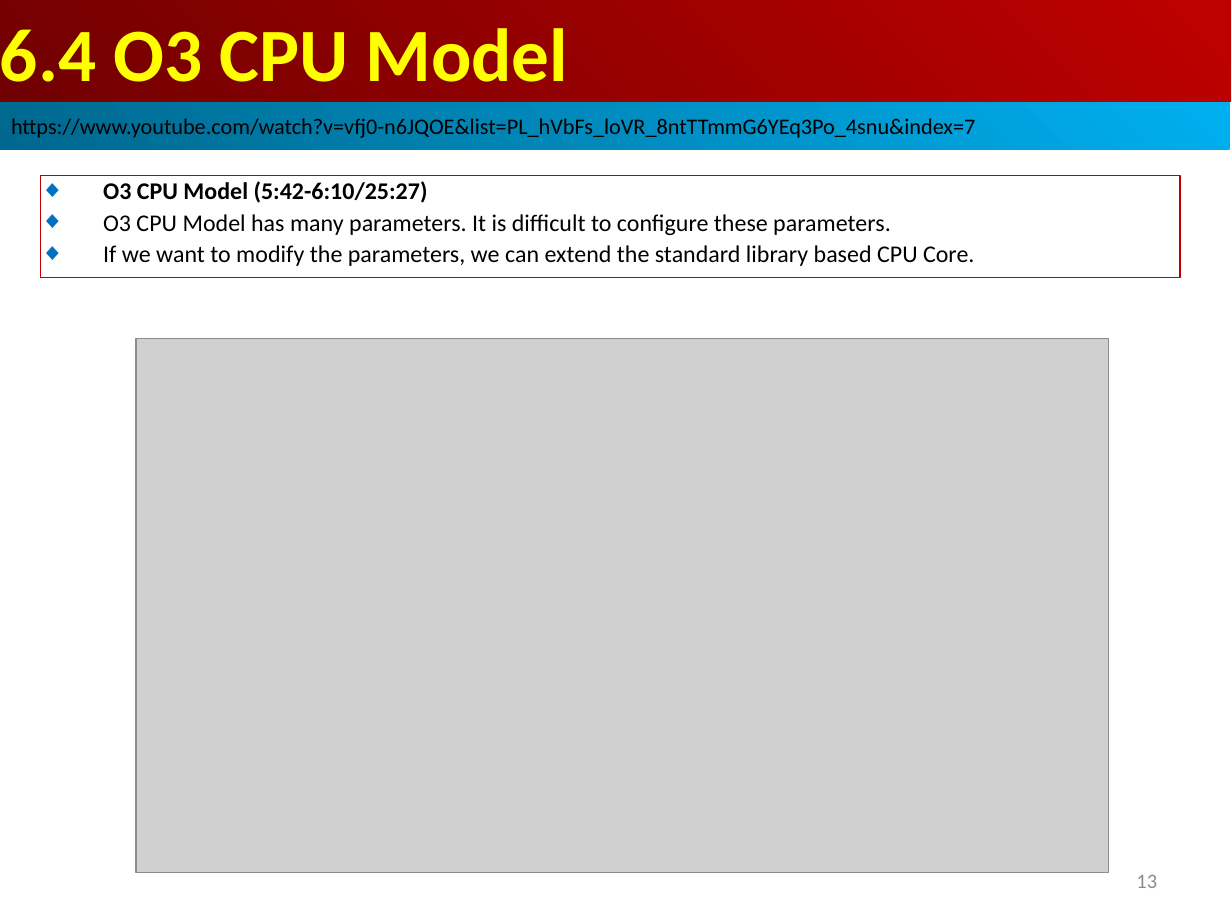
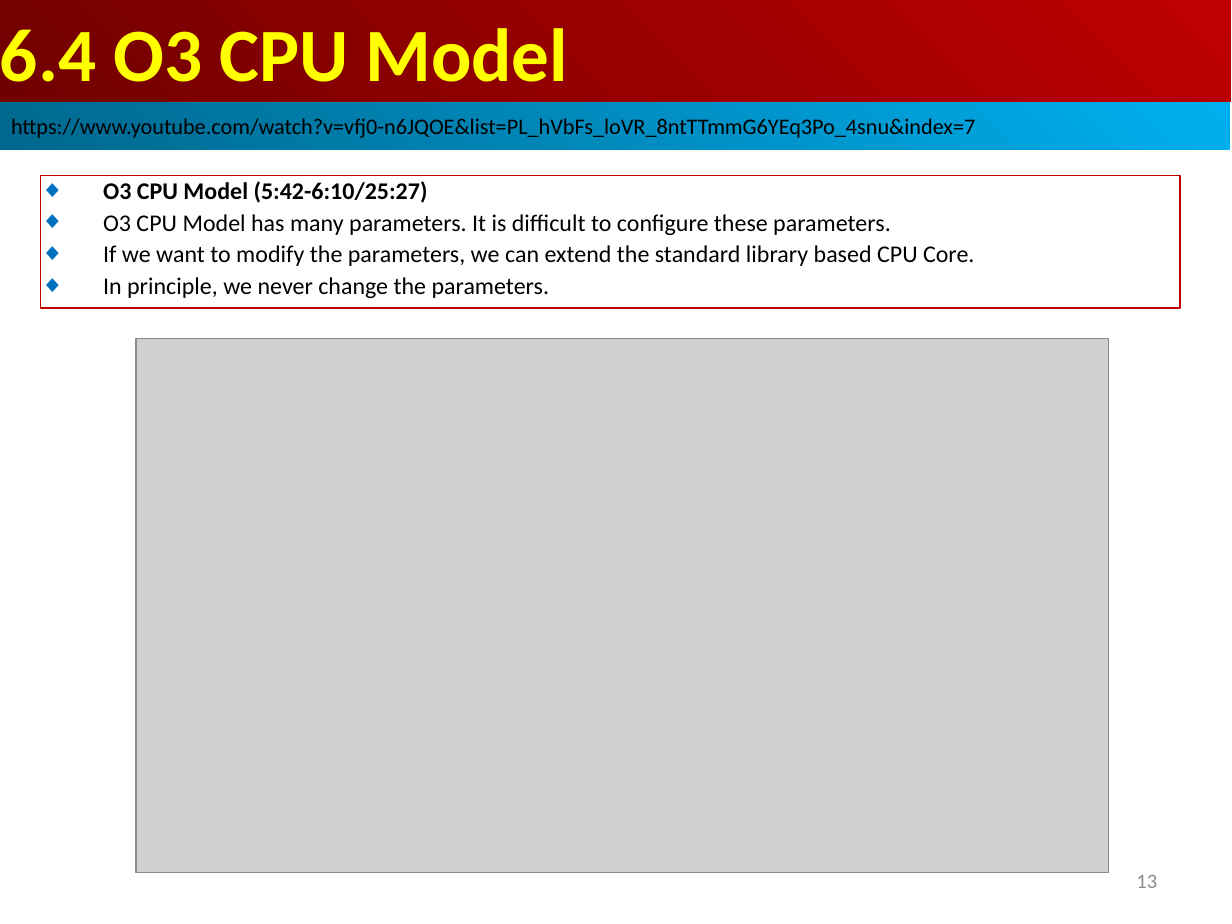
Before and after one commit to peterhchen/AIU_CS850_Gem5_McPAT, a slide deck: slide 13 of 050_Gem5/007.CPUModel/000_Video/007.CPUModel.ppt. Drawn at 1232x924 pixels with LibreOffice and Linux fonts; fonts in the diff are those of the drawing; grey boxes stand for pictures. Boxes give left, top, right and bottom in pixels: in the first picture for what was removed or moved away, otherwise in the second. Text is boxed around its words. In the diff, an @@ line names an element or a change of style, - is before the commit and + after.

```diff
--- a/050_Gem5/007.CPUModel/000_Video/007.CPUModel.ppt
+++ b/050_Gem5/007.CPUModel/000_Video/007.CPUModel.ppt
@@ rectangle "O3 CPU Model (5:42-6:10/25:27)": place and size @@
-rectangle "O3 CPU Model (5:42-6:10/25:27)" at [41,175,1180,277]
+rectangle "O3 CPU Model (5:42-6:10/25:27)" at [41,175,1180,308]
@@ text in rectangle at [103,277,550,298]: paragraph added @@
+◆ In principle, we never change the parameters.
```
Also in this commit, not shown: 1 other slide changed, 7 slides added.
